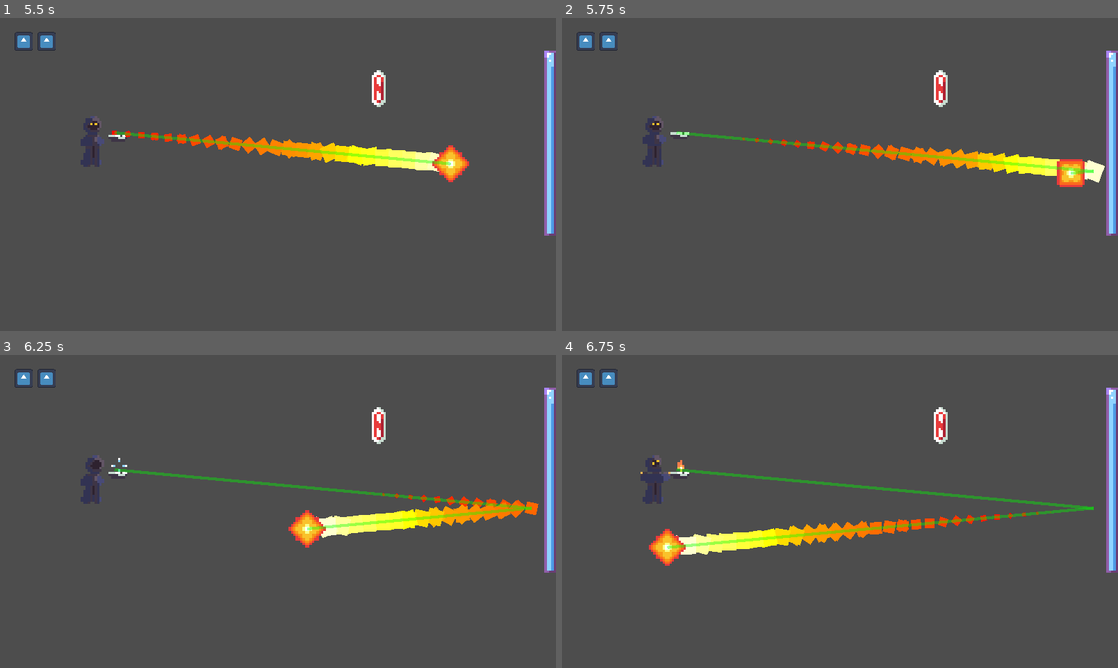
Above: before the commit, frames 1-4 (two rows, left to right).
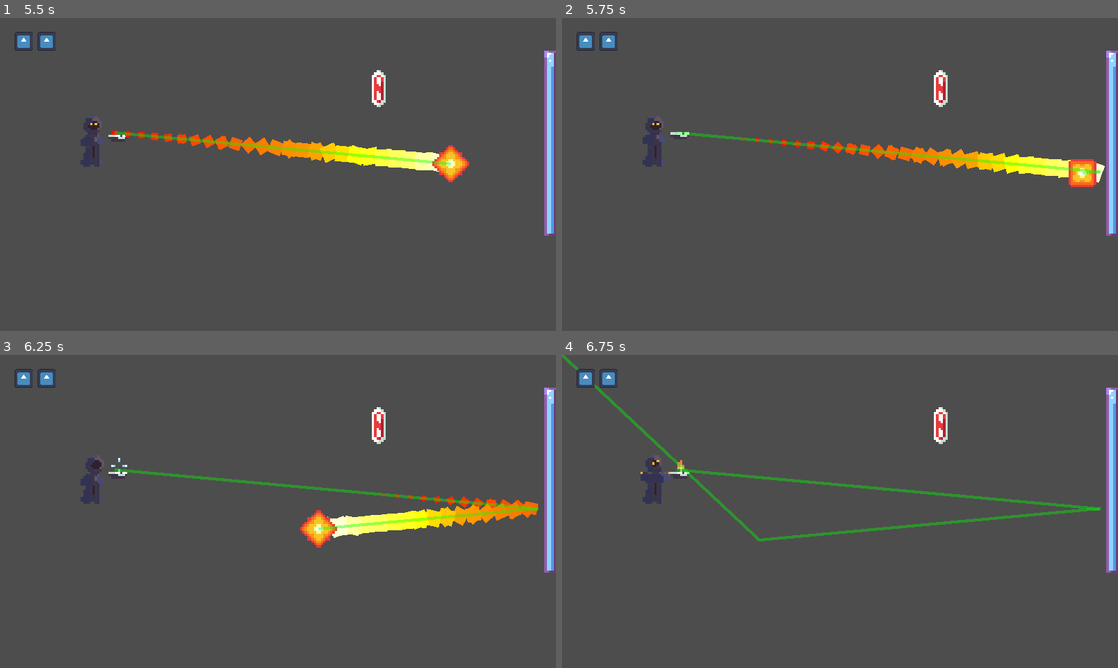
Above: after the commit, the same moments.

Repository: lolo111channel/GodocikJam
Game: Godot game, scene res://Levels/main_menu.tscn
The game is run twice, just before and just after one commit, with the same random seed, the same clock (stepped at 60 frames per second) and the same inputs. The engine's default icon, where the game draws it, is replaced by a stand-in: a white triangle on a blue panel in a dark square.
Inputs (mouse positions are in pixels of both pictures, inside the frame that each line leads up to):
- Up to frame 1 (5.5 s): click "Graj" at 0.5 s; click "Wróć" at 1.25 s; click "Graj" at 2 s; click (239, 68) at 2.77 s; tap Enter at 3.5 s; move the mouse to (400, 158) at 3.52 s; click (400, 158) at 3.6 s; move the mouse to (166, 190) at 4.27 s; hold Down (ui_down) 4.28-5.03 s; click (166, 190) at 4.35 s; move the mouse to (333, 105) at 5.02 s; click (333, 105) at 5.1 s
- Up to frame 2 (5.75 s): no input
- Up to frame 3 (6.25 s): move the mouse to (250, 574) at 5.77 s; click (250, 574) at 5.85 s
- Up to frame 4 (6.75 s): move the mouse to (1006, 558) at 6.52 s; hold Down (ui_down) from 6.53 s (still down); click (1006, 558) at 6.6 s

Frame 1 is identical in both runs. In frame 2, 0.5% of the frame differs, in the area x 89-97%, y 45-54%; in frame 3, 1.7%; in frame 4, 3.2%, in the area x 0-97%, y 0-68%.

Commit message:
Graphics and portals

Diff:
--- a/Levels/level_1.tscn
+++ b/Levels/level_1.tscn
@@ -9,7 +9,7 @@
 [ext_resource type="Texture2D" uid="uid://cyicbxab7swa3" path="res://Graphics/MirrorBottom.png" id="6_15oo8"]
 
 [sub_resource type="RectangleShape2D" id="RectangleShape2D_gyssb"]
-size = Vector2(33, 631)
+size = Vector2(19, 631)
 
 [node name="Level1" type="Node2D"]
 
@@ -53,7 +53,7 @@
 texture = ExtResource("6_15oo8")
 
 [node name="CollisionShape2D" type="CollisionShape2D" parent="BounceWall"]
-position = Vector2(41.5, 132.5)
+position = Vector2(48.5, 132.5)
 shape = SubResource("RectangleShape2D_gyssb")
 
 [node name="Enemy" parent="." instance=ExtResource("4_cr3hb")]
--- /dev/null
+++ b/Levels/portal_test.tscn
@@ -0,0 +1,27 @@
+[gd_scene load_steps=5 format=3 uid="uid://depvcdi0byw7t"]
+
+[ext_resource type="PackedScene" uid="uid://bsdj7edr1hfqi" path="res://Scripts/Portals/portal_1.tscn" id="1_78bdu"]
+[ext_resource type="PackedScene" uid="uid://b682hw7rcwocb" path="res://Scripts/Portals/portal_2.tscn" id="2_awvah"]
+[ext_resource type="PackedScene" uid="uid://cy5c1hv2djheo" path="res://Scripts/Bullet/bullet.tscn" id="3_cj1qw"]
+[ext_resource type="PackedScene" uid="uid://bdtn6ijqtih53" path="res://Scripts/line_2d.tscn" id="4_dtgmc"]
+
+[node name="portal_test" type="Node2D"]
+
+[node name="Portal1" parent="." node_paths=PackedStringArray("portal") instance=ExtResource("1_78bdu")]
+position = Vector2(1805, 500)
+portal = NodePath("../Portal2")
+
+[node name="Portal2" parent="." node_paths=PackedStringArray("portal") instance=ExtResource("2_awvah")]
+position = Vector2(81, 500)
+portal = NodePath("../Portal1")
+
+[node name="Bullet" parent="." instance=ExtResource("3_cj1qw")]
+position = Vector2(535, 501)
+linear_velocity = Vector2(500, 0)
+pos = Vector2(1000, 500)
+
+[node name="Line2D" parent="." node_paths=PackedStringArray("object") instance=ExtResource("4_dtgmc")]
+object = NodePath("../Bullet")
+
+[node name="Marker2D" type="Marker2D" parent="."]
+position = Vector2(1016, 500)
--- a/Levels/test_level.tscn
+++ b/Levels/test_level.tscn
@@ -1,9 +1,11 @@
-[gd_scene load_steps=13 format=3 uid="uid://d067xvfowi50a"]
+[gd_scene load_steps=17 format=3 uid="uid://d067xvfowi50a"]
 
 [ext_resource type="PackedScene" uid="uid://d0oscsv4gu6c3" path="res://Scripts/UI/GameOver/game_over.tscn" id="1_03aps"]
 [ext_resource type="PackedScene" uid="uid://dawl00g8smvqm" path="res://Scripts/Player/player.tscn" id="1_64kgp"]
 [ext_resource type="PackedScene" uid="uid://d3tu0eht833vc" path="res://Scripts/UI/Win/win.tscn" id="2_52yer"]
 [ext_resource type="PackedScene" uid="uid://dgpbddkqombrf" path="res://Scripts/Enemy/enemy.tscn" id="2_eraqa"]
+[ext_resource type="PackedScene" uid="uid://bsdj7edr1hfqi" path="res://Scripts/Portals/portal_1.tscn" id="5_m6og0"]
+[ext_resource type="PackedScene" uid="uid://b682hw7rcwocb" path="res://Scripts/Portals/portal_2.tscn" id="6_dp4lm"]
 
 [sub_resource type="RectangleShape2D" id="RectangleShape2D_rkgok"]
 size = Vector2(188.375, 1648)
@@ -17,6 +19,9 @@
 [sub_resource type="RectangleShape2D" id="RectangleShape2D_m1maa"]
 size = Vector2(188.375, 993.386)
 
+[sub_resource type="RectangleShape2D" id="RectangleShape2D_bo3ar"]
+size = Vector2(103.188, 679.693)
+
 [sub_resource type="RectangleShape2D" id="RectangleShape2D_ewhk2"]
 size = Vector2(3245, 308.938)
 
@@ -25,6 +30,9 @@
 
 [sub_resource type="RectangleShape2D" id="RectangleShape2D_a5ieq"]
 size = Vector2(591.5, 217.983)
+
+[sub_resource type="RectangleShape2D" id="RectangleShape2D_mmt2y"]
+size = Vector2(591.5, 59)
 
 [sub_resource type="RectangleShape2D" id="RectangleShape2D_3vve2"]
 size = Vector2(532.75, 33.2655)
@@ -62,6 +70,11 @@
 rotation = 1.75675
 shape = SubResource("RectangleShape2D_m1maa")
 
+[node name="CollisionShape2D5" type="CollisionShape2D" parent="BounceWall"]
+position = Vector2(494, 1060)
+rotation = 1.42758
+shape = SubResource("RectangleShape2D_bo3ar")
+
 [node name="BounceWall2" type="StaticBody2D" parent="." groups=["None"]]
 
 [node name="CollisionShape2D2" type="CollisionShape2D" parent="BounceWall2"]
@@ -87,13 +100,18 @@
 debug_color = Color(0, 0, 0, 0.419608)
 
 [node name="CollisionShape2D6" type="CollisionShape2D" parent="BounceWall2"]
-position = Vector2(742.801, 1107.18)
+position = Vector2(790, 1166)
 rotation = -1.51781
 shape = SubResource("RectangleShape2D_a5ieq")
 debug_color = Color(0, 0, 0, 0.419608)
 
+[node name="CollisionShape2D8" type="CollisionShape2D" parent="BounceWall2"]
+position = Vector2(350, 718)
+shape = SubResource("RectangleShape2D_mmt2y")
+debug_color = Color(0, 0, 0, 0.419608)
+
 [node name="CollisionShape2D7" type="CollisionShape2D" parent="BounceWall2"]
-position = Vector2(265.625, 426.633)
+position = Vector2(313, 342)
 shape = SubResource("RectangleShape2D_3vve2")
 debug_color = Color(0, 0, 0, 0.419608)
 
@@ -101,4 +119,12 @@
 position = Vector2(1527, 308)
 
 [node name="Enemy2" parent="." instance=ExtResource("2_eraqa")]
-position = Vector2(686, 218)
+position = Vector2(538, 932)
+
+[node name="Portal1" parent="." node_paths=PackedStringArray("portal") instance=ExtResource("5_m6og0")]
+position = Vector2(1756, 823)
+portal = NodePath("../Portal2")
+
+[node name="Portal2" parent="." node_paths=PackedStringArray("portal") instance=ExtResource("6_dp4lm")]
+position = Vector2(121, 904)
+portal = NodePath("../Portal1")
--- a/Scripts/Bullet/bullet.gd
+++ b/Scripts/Bullet/bullet.gd
@@ -1,8 +1,17 @@
 extends RigidBody2D
+
+@export var pos : Vector2
+var current_velocity : Vector2
 
 
 func _ready() -> void:
 	$Sprite2D.play("default")
+
+	current_velocity = linear_velocity
+
+func _process(delta):
+	if Input.is_action_just_pressed("ui_down"):
+		global_position = pos
 
 func action(wall_name : String) -> void:
 	match wall_name:
--- a/Scripts/Bullet/bullet.tscn
+++ b/Scripts/Bullet/bullet.tscn
@@ -70,7 +70,8 @@
 color_ramp = SubResource("GradientTexture1D_avpos")
 
 [node name="Bullet" type="RigidBody2D"]
-collision_layer = 2
+collision_layer = 6
+collision_mask = 5
 mass = 5.0
 physics_material_override = SubResource("PhysicsMaterial_6g5pf")
 gravity_scale = 0.0
--- a/Scripts/Enemy/enemy.tscn
+++ b/Scripts/Enemy/enemy.tscn
@@ -14,7 +14,6 @@
 
 [node name="CollisionShape2D" type="CollisionShape2D" parent="."]
 rotation = -0.000747414
-scale = Vector2(1, 1)
 shape = SubResource("CircleShape2D_p5owj")
 debug_color = Color(0.533333, 0, 0.141176, 0.419608)
 
--- /dev/null
+++ b/Scripts/Portals/portal.gd
@@ -0,0 +1,11 @@
+class_name Portal extends Area2D
+
+@export var portal : Portal
+
+
+func _ready() -> void:
+	connect("area_entered",entered)
+
+func entered(area : Area2D) -> void:
+	if area.is_in_group("Bullet"):
+		area.get_parent().set_deferred("position",portal.get_node("Marker2D").global_position)
--- /dev/null
+++ b/Scripts/Portals/portal_1.tscn
@@ -0,0 +1,42 @@
+[gd_scene load_steps=7 format=3 uid="uid://bsdj7edr1hfqi"]
+
+[ext_resource type="Script" path="res://Scripts/Portals/portal.gd" id="1_0270o"]
+[ext_resource type="Texture2D" uid="uid://b17kf183co8xd" path="res://Graphics/AnimatedElements/PortalBlue1.png" id="1_u4icq"]
+[ext_resource type="Texture2D" uid="uid://c6rl6r5bny32d" path="res://Graphics/AnimatedElements/PortalBlue2.png" id="2_rfwoc"]
+[ext_resource type="Texture2D" uid="uid://c2sfbvlc0ojcc" path="res://Graphics/AnimatedElements/PortalBlue3.png" id="3_s30a8"]
+
+[sub_resource type="SpriteFrames" id="SpriteFrames_8ek8g"]
+animations = [{
+"frames": [{
+"duration": 1.0,
+"texture": ExtResource("1_u4icq")
+}, {
+"duration": 1.0,
+"texture": ExtResource("2_rfwoc")
+}, {
+"duration": 1.0,
+"texture": ExtResource("3_s30a8")
+}],
+"loop": true,
+"name": &"default",
+"speed": 5.0
+}]
+
+[sub_resource type="RectangleShape2D" id="RectangleShape2D_356ik"]
+size = Vector2(43.5, 113)
+
+[node name="Portal1" type="Area2D"]
+collision_mask = 3
+script = ExtResource("1_0270o")
+
+[node name="AnimatedSprite2D" type="AnimatedSprite2D" parent="."]
+scale = Vector2(8, 8)
+sprite_frames = SubResource("SpriteFrames_8ek8g")
+frame_progress = 0.944546
+
+[node name="CollisionShape2D" type="CollisionShape2D" parent="."]
+position = Vector2(41.75, -0.5)
+shape = SubResource("RectangleShape2D_356ik")
+
+[node name="Marker2D" type="Marker2D" parent="."]
+position = Vector2(-150, 0)
--- /dev/null
+++ b/Scripts/Portals/portal_2.tscn
@@ -0,0 +1,42 @@
+[gd_scene load_steps=7 format=3 uid="uid://b682hw7rcwocb"]
+
+[ext_resource type="Texture2D" uid="uid://b4en3i12j8eam" path="res://Graphics/AnimatedElements/PortalOrange1.png" id="1_fa4i7"]
+[ext_resource type="Script" path="res://Scripts/Portals/portal.gd" id="1_ns22e"]
+[ext_resource type="Texture2D" uid="uid://clovwu4mbi7rw" path="res://Graphics/AnimatedElements/PortalOrange2.png" id="2_riu1s"]
+[ext_resource type="Texture2D" uid="uid://bo3bthhjee8lg" path="res://Graphics/AnimatedElements/PortalOrange3.png" id="3_04om1"]
+
+[sub_resource type="SpriteFrames" id="SpriteFrames_ljwu4"]
+animations = [{
+"frames": [{
+"duration": 1.0,
+"texture": ExtResource("1_fa4i7")
+}, {
+"duration": 1.0,
+"texture": ExtResource("2_riu1s")
+}, {
+"duration": 1.0,
+"texture": ExtResource("3_04om1")
+}],
+"loop": true,
+"name": &"default",
+"speed": 5.0
+}]
+
+[sub_resource type="RectangleShape2D" id="RectangleShape2D_ycbas"]
+size = Vector2(41, 113)
+
+[node name="Portal2" type="Area2D"]
+collision_layer = 3
+collision_mask = 3
+script = ExtResource("1_ns22e")
+
+[node name="AnimatedSprite2D" type="AnimatedSprite2D" parent="."]
+scale = Vector2(8, 8)
+sprite_frames = SubResource("SpriteFrames_ljwu4")
+
+[node name="CollisionShape2D" type="CollisionShape2D" parent="."]
+position = Vector2(-43, 0.5)
+shape = SubResource("RectangleShape2D_ycbas")
+
+[node name="Marker2D" type="Marker2D" parent="."]
+position = Vector2(100, 1)
--- a/Scripts/bullet_pos.gd
+++ b/Scripts/bullet_pos.gd
@@ -1,6 +1,6 @@
 extends Line2D
 
-var object : Node2D
+@export var object : Node2D
 var color : Color = Color(0,0,0)
 
 func _ready() -> void:
Binary file added: Graphics/MenuBackgroundBuildings.png
Binary file added: Graphics/MenuBackgroundClouds.png
Binary file added: Graphics/MenuBackgroundRain.png
Binary file added: Graphics/WallAtlas.png
